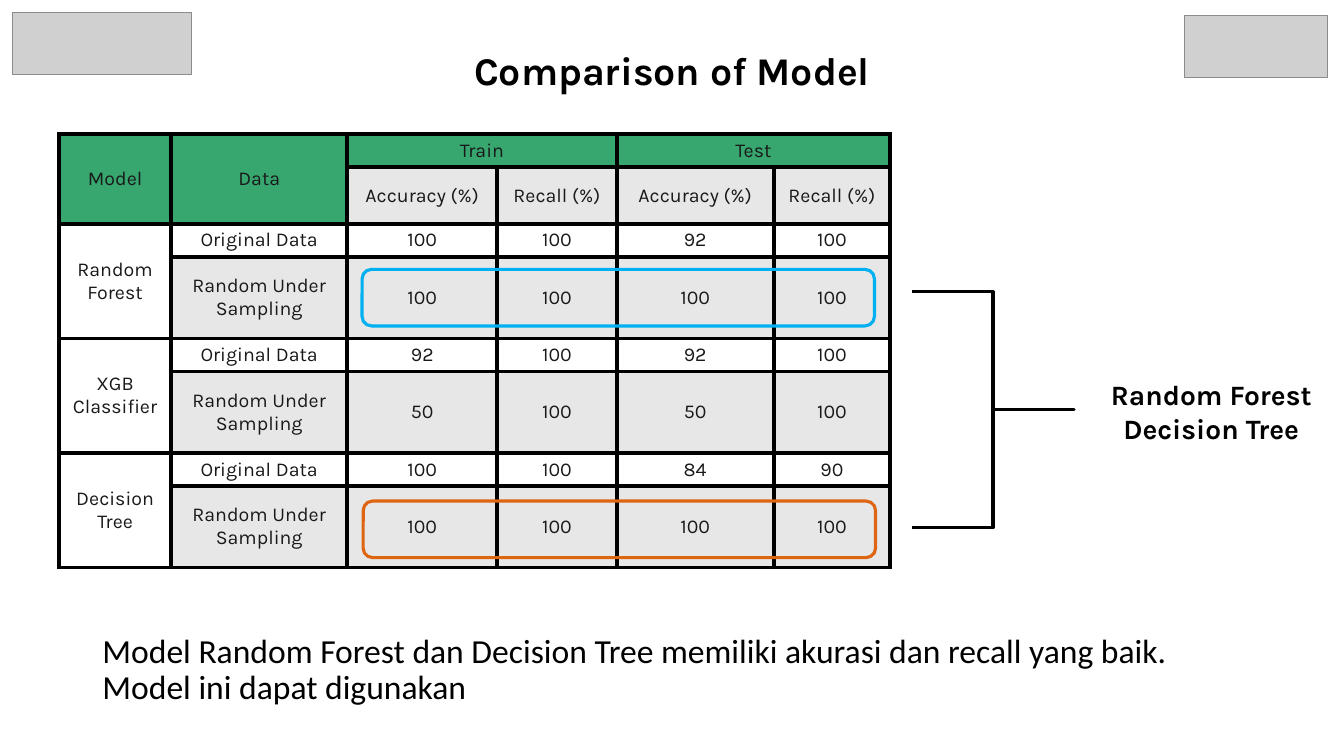
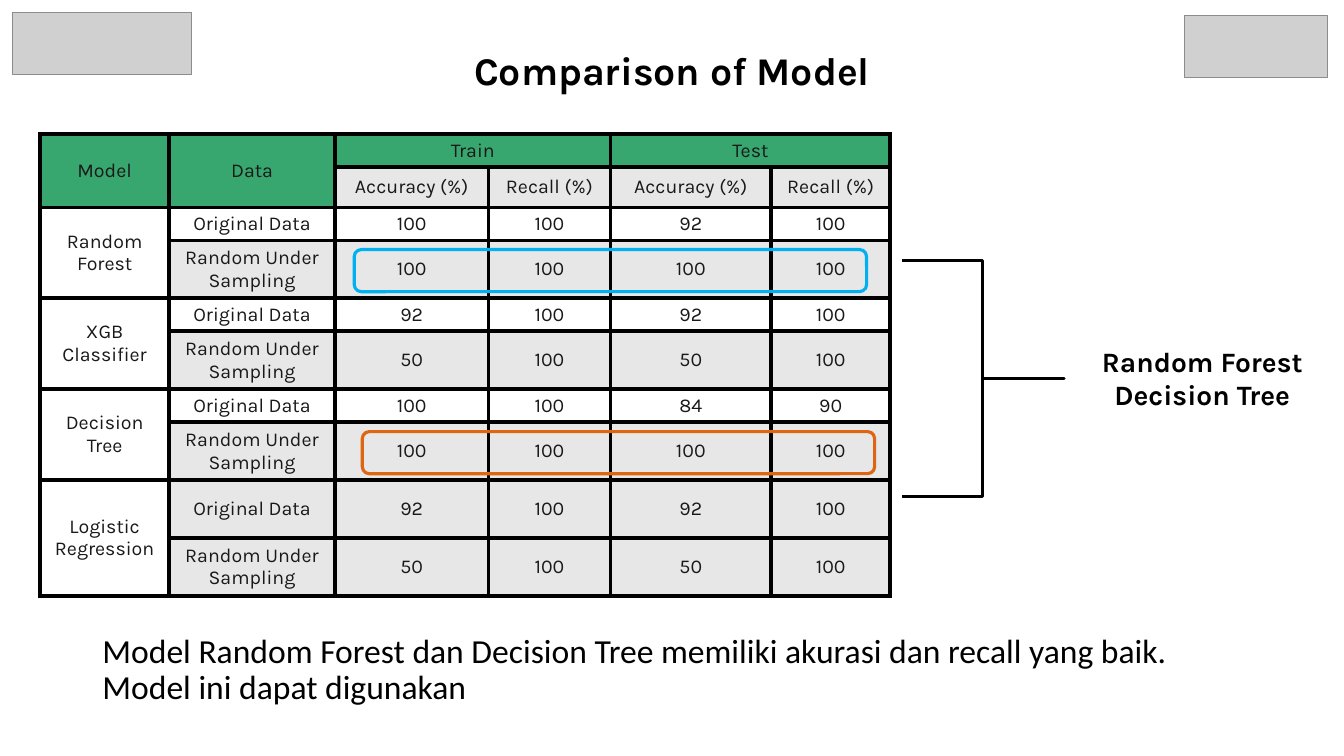
Before and after one commit to maulanakavaldo/virtual-internship, a slide deck: slide 7 of Home Credit Indonesia/Maulana Kavaldo - Home Credit.pptx. Drawn at 1344x756 pixels with LibreOffice and Linux fonts; fonts in the diff are those of the drawing; grey boxes stand for pictures. Boxes give left, top, right and bottom in pixels: in the first picture for what was removed or moved away, otherwise in the second. Text is boxed around its words. In the diff, an @@ line names an element or a change of style, - is before the commit and + after.

```diff
--- a/Home Credit Indonesia/Maulana Kavaldo - Home Credit.pptx
+++ b/Home Credit Indonesia/Maulana Kavaldo - Home Credit.pptx
@@ table at box(40, 134, 890, 599) @@
+row 9: Logistic Regression | Original Data | 92 | 100 | 92 | 100
+row 10:  | Random Under Sampling | 50 | 100 | 50 | 100
@@ table: place and size @@
-table at box(59, 134, 892, 570)
+table at box(40, 134, 890, 599)
@@ rounded rectangle: place and size @@
-rounded rectangle at box(362, 269, 874, 326)
+rounded rectangle at box(354, 250, 866, 292)
@@ right brace: place and size @@
-right brace at box(912, 292, 1075, 528)
+right brace at box(902, 260, 1065, 496)
@@ text "Random Forest": place and size @@
-text "Random Forest" at box(1111, 385, 1312, 440)
+text "Random Forest" at box(1102, 352, 1303, 406)
@@ rounded rectangle: place and size @@
-rounded rectangle at box(363, 501, 875, 558)
+rounded rectangle at box(362, 432, 874, 474)
```
Also in this commit, not shown: 7 other files.
